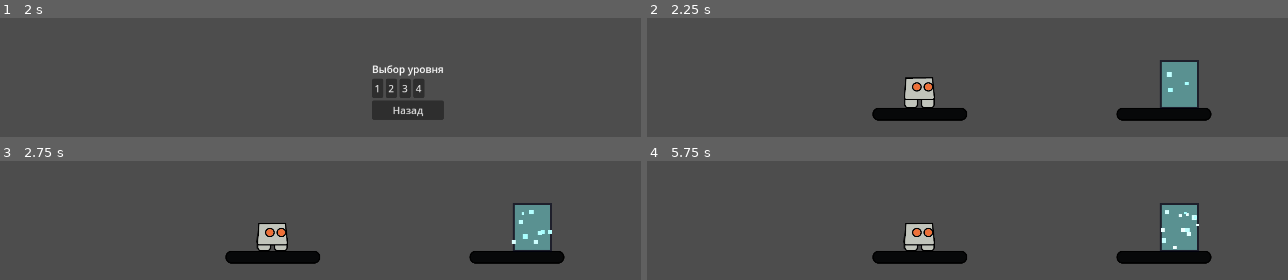
Above: before the commit, frames 1-4 (two rows, left to right).
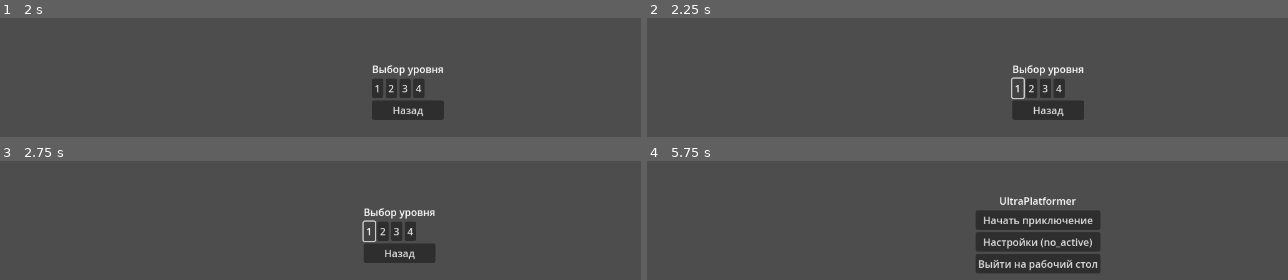
Above: after the commit, the same moments.

Repository: AntonShiryaew/GodotPlatformer
Game: Godot game, scene res://Scenes/MainMenu.tscn
Same seed, same stepped clock (60 frames per second), same inputs: the game is played once before the commit and once after it. This scene is started directly instead of the project's main scene.
Inputs (mouse positions are in pixels of both pictures, inside the frame that each line leads up to):
- Up to frame 1 (2 s): click "Настройки (no_active)" at 0.5 s; click "Начать приключение" at 1.25 s
- Up to frame 2 (2.25 s): click "1" at 2 s
- Up to frame 3 (2.75 s): no input
- Up to frame 4 (5.75 s): click (1031, 231) at 2.75 s, where only the run after the commit has a clickable "2"; click (1044, 231) at 3.5 s, where only the run after the commit has a clickable "3"; click (1057, 231) at 4.25 s, where only the run after the commit has a clickable "4"; click (1044, 252) at 5 s, where only the run after the commit has a clickable "Назад"

Frame 1 is identical in both runs. In frame 2, 9.8% of the frame differs, in the area x 35-89%, y 35-87%; in frame 3, 9.7%; in frame 4, 16%, in the area x 35-89%, y 30-95%.

Commit message:
Добавил переход
Добавил базовый интерфейс для сцен с переходом в виде увеличивающегося прямоугольника

Diff:
--- /dev/null
+++ b/Scenes/Tutorial_scene.tscn
@@ -0,0 +1,12 @@
+[gd_scene load_steps=4 format=3 uid="uid://d1fiyns5boq01"]
+
+[ext_resource type="PackedScene" uid="uid://bic5ii30cvlub" path="res://Scenes/baseScene.tscn" id="1_fr3ik"]
+[ext_resource type="PackedScene" uid="uid://cvmo28c804d81" path="res://Scenes/Tutorial_1.tscn" id="2_k447m"]
+[ext_resource type="Script" path="res://Scenes/tutorial_scene.gd" id="2_loavf"]
+
+[node name="BaseNode" instance=ExtResource("1_fr3ik")]
+script = ExtResource("2_loavf")
+
+[node name="Tutorial1" parent="." index="0" instance=ExtResource("2_k447m")]
+visible = false
+position = Vector2(972, 559)
--- /dev/null
+++ b/Scenes/baseScene.tscn
@@ -0,0 +1,15 @@
+[gd_scene load_steps=2 format=3 uid="uid://bic5ii30cvlub"]
+
+[ext_resource type="Script" path="res://Scenes/base_scene.gd" id="1_lok3e"]
+
+[node name="BaseNode" type="Node"]
+
+[node name="BlackScreen" type="ColorRect" parent="."]
+visible = false
+anchors_preset = 15
+anchor_right = 1.0
+anchor_bottom = 1.0
+grow_horizontal = 2
+grow_vertical = 2
+color = Color(0, 0, 0, 1)
+script = ExtResource("1_lok3e")
--- /dev/null
+++ b/Scenes/base_scene.gd
@@ -0,0 +1,64 @@
+extends ColorRect
+
+class_name GlobalDescRect
+#состояния процесса
+enum RECT_PROCESS_STATE {NONE = -1, ON_APPEAR, ON_DISAPPEAR}
+
+#состояния ColorRect-a
+enum RECT_STATE {APPEAR, DISAPPEAR}
+
+#базовый размер
+const BASE_SHIT_SCALE = Vector2(0.00001, 0.00001)
+#const PATH_TO_COLOR_RECT = "/root/BaseScene/ColorRect"
+
+var rect_process_state = RECT_PROCESS_STATE.ON_DISAPPEAR #текущий процесс
+var rect_state = RECT_STATE.DISAPPEAR                    #текущее состояние ColorRect-a
+var vector_delta                                         #скорость изменения масштаба
+var angle_delta                                          #скорость угла вращения
+var rect = self
+
+signal appear    #появился на экране
+
+func _ready() -> void:
+	rect.visible = true
+	rect.pivot_offset = Vector2(rect.size.x / 2, rect.size.y / 2)
+
+func to_disappear() -> bool:
+	if rect.scale == BASE_SHIT_SCALE:
+		return true
+	else:
+		rect.rotation -= angle_delta
+		rect.scale -= vector_delta
+		if rect.scale < Vector2.ZERO:
+			rect.scale = Vector2.ZERO
+	return false
+
+func to_appear() -> bool:
+	if rect.scale == Vector2.ONE:
+		appear.emit()
+		return true
+	else:
+		rect.rotation += angle_delta
+		rect.scale += vector_delta
+		if rect.scale > Vector2.ONE:
+			rect.rotation = 0
+			rect.scale = Vector2.ONE
+	return false
+
+func set_process_rect(enum_process: RECT_PROCESS_STATE) -> void:
+	rect_process_state = enum_process
+
+func get_process_rect() -> RECT_PROCESS_STATE:
+	return rect_process_state
+
+func _process(delta: float) -> void:
+	vector_delta = Vector2(1 * delta, 1 * delta)
+	angle_delta = 3 * delta
+	if rect_process_state == RECT_PROCESS_STATE.NONE:
+		pass
+	elif rect_process_state == RECT_PROCESS_STATE.ON_DISAPPEAR:
+		if to_disappear():
+			rect_process_state = RECT_PROCESS_STATE.NONE
+	elif rect_process_state == RECT_PROCESS_STATE.ON_APPEAR:
+		if to_appear():
+			rect_process_state = RECT_PROCESS_STATE.NONE
--- /dev/null
+++ b/Scenes/test_node.gd
@@ -0,0 +1,32 @@
+extends Node
+
+const SPEED = 10
+
+@onready var screen = $BlackScreen
+@onready var menu = $vlay_menu
+@onready var level_selection = $vlay_level_selection
+
+var next_scene
+var simultaneous_scene = preload("res://Scenes/Tutorial_scene.tscn")
+
+func on_screen_appear() -> void:
+	get_tree().change_scene_to_packed(simultaneous_scene)
+
+func _ready() -> void:
+	screen.appear.connect(on_screen_appear)
+
+func _on_new_game_button_up() -> void:
+	menu.visible = false
+	level_selection.visible = true
+
+func _on_back_to_menu_button_up() -> void:
+	menu.visible = true
+	level_selection.visible = false
+
+func _on_exit_game_button_up() -> void:
+	get_tree().quit(0)
+
+func _on_tutorial_button_up() -> void:
+	screen.set_process_rect(GlobalDescRect.RECT_PROCESS_STATE.ON_APPEAR)
+	#next_scene = "res://Scenes/Tutorial_scene.tscn"
+	#next_scene = "Tutorial_scene.tscn"
--- /dev/null
+++ b/Scenes/test_node.tscn
@@ -0,0 +1,87 @@
+[gd_scene load_steps=3 format=3 uid="uid://icuyigaupgf4"]
+
+[ext_resource type="PackedScene" uid="uid://bic5ii30cvlub" path="res://Scenes/baseScene.tscn" id="1_xw8vu"]
+[ext_resource type="Script" path="res://Scenes/test_node.gd" id="2_2twm8"]
+
+[node name="BaseNode" instance=ExtResource("1_xw8vu")]
+script = ExtResource("2_2twm8")
+
+[node name="vlay_menu" type="VBoxContainer" parent="." index="0"]
+anchors_preset = 8
+anchor_left = 0.5
+anchor_top = 0.5
+anchor_right = 0.5
+anchor_bottom = 0.5
+offset_left = -100.0
+offset_top = -64.0
+offset_right = 100.0
+offset_bottom = 64.0
+grow_horizontal = 2
+grow_vertical = 2
+metadata/_edit_use_anchors_ = true
+
+[node name="name_of_the_game" type="Label" parent="vlay_menu" index="0"]
+layout_mode = 2
+text = "UltraPlatformer"
+horizontal_alignment = 1
+
+[node name="new_game" type="Button" parent="vlay_menu" index="1"]
+layout_mode = 2
+text = "Начать приключение"
+
+[node name="settings" type="Button" parent="vlay_menu" index="2"]
+layout_mode = 2
+text = "Настройки (no_active)"
+
+[node name="exit_game" type="Button" parent="vlay_menu" index="3"]
+layout_mode = 2
+text = "Выйти на рабочий стол"
+
+[node name="vlay_level_selection" type="VBoxContainer" parent="." index="1"]
+visible = false
+anchors_preset = 8
+anchor_left = 0.5
+anchor_top = 0.5
+anchor_right = 0.5
+anchor_bottom = 0.5
+offset_left = -57.5
+offset_top = -46.5
+offset_right = 57.5
+offset_bottom = 46.5
+grow_horizontal = 2
+grow_vertical = 2
+metadata/_edit_use_anchors_ = true
+
+[node name="Label" type="Label" parent="vlay_level_selection" index="0"]
+layout_mode = 2
+text = "Выбор уровня"
+
+[node name="GridContainer" type="GridContainer" parent="vlay_level_selection" index="1"]
+layout_mode = 2
+size_flags_vertical = 0
+columns = 4
+
+[node name="tutorial" type="Button" parent="vlay_level_selection/GridContainer" index="0"]
+layout_mode = 2
+text = "1"
+
+[node name="Button2" type="Button" parent="vlay_level_selection/GridContainer" index="1"]
+layout_mode = 2
+text = "2"
+
+[node name="Button3" type="Button" parent="vlay_level_selection/GridContainer" index="2"]
+layout_mode = 2
+text = "3"
+
+[node name="Button4" type="Button" parent="vlay_level_selection/GridContainer" index="3"]
+layout_mode = 2
+text = "4"
+
+[node name="back_to_menu" type="Button" parent="vlay_level_selection" index="2"]
+layout_mode = 2
+text = "Назад"
+
+[connection signal="button_up" from="vlay_menu/new_game" to="." method="_on_new_game_button_up"]
+[connection signal="button_up" from="vlay_menu/exit_game" to="." method="_on_exit_game_button_up"]
+[connection signal="button_up" from="vlay_level_selection/GridContainer/tutorial" to="." method="_on_tutorial_button_up"]
+[connection signal="button_up" from="vlay_level_selection/back_to_menu" to="." method="_on_back_to_menu_button_up"]
--- /dev/null
+++ b/Scenes/tutorial_scene.gd
@@ -0,0 +1,9 @@
+extends Node
+
+@onready var screen = $BlackScreen
+@onready var sscreen = $Tutorial1
+
+func _process(_delta: float) -> void:
+	if sscreen.visible == false:
+		if screen.get_process_rect() != GlobalDescRect.RECT_PROCESS_STATE.NONE:
+			sscreen.visible = true
--- a/Scripts/main_menu.gd
+++ b/Scripts/main_menu.gd
@@ -1,6 +1,8 @@
-extends Node2D
+extends Node
 
 const SPEED = 10
+var appear = false
+var appeared = false
 
 @onready var camera = $Camera2D
 @onready var menu = $vlay_menu
@@ -17,8 +19,8 @@
 func _process(_delta: float) -> void:
 	var center = center_layout(current_layout)
 	if camera.position.x != center:
-		var delta = (center - camera.position.x) / SPEED
-		camera.position.x += delta
+		var camera_delta = (center - camera.position.x) / SPEED
+		camera.position.x += camera_delta
 
 func _on_new_game_button_up() -> void:
 	current_layout = level_selection
@@ -30,4 +32,9 @@
 	get_tree().quit(0)
 
 func _on_tutorial_button_up() -> void:
-	get_tree().change_scene_to_file("res://Scenes/Tutorial_1.tscn")
+	appear = true
+	if appeared:
+		get_tree().change_scene_to_file("res://Scenes/T1.tscn")
+
+#func _on_settings_button_up() -> void:
+	#get_node("/root/BaseScene").set_process_rect(RECT_PROCESS_STATE.ON_APPEAR)
Binary file added: Sprites/background_metall.png
Not shown, added: Sprites/background_metall.png.import
